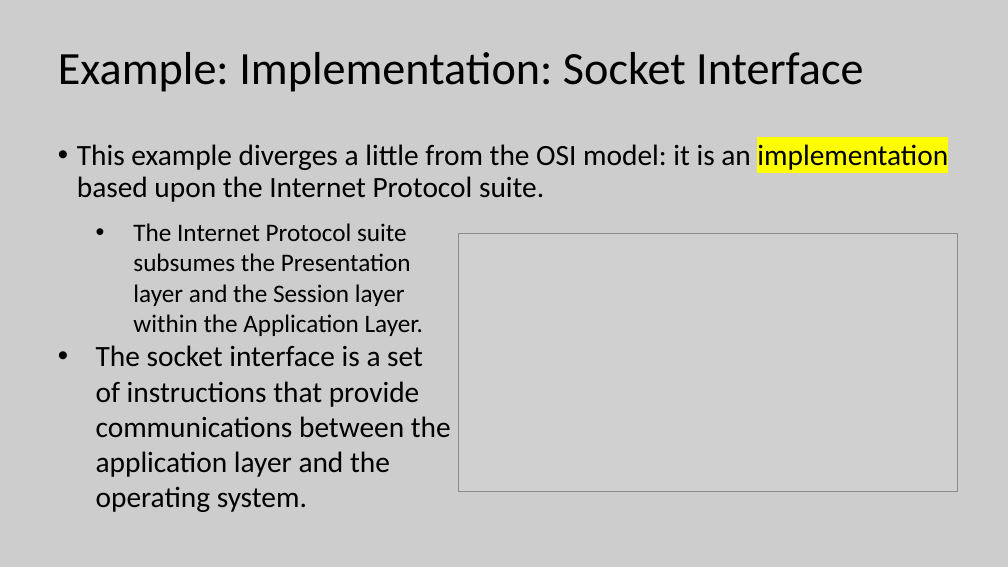
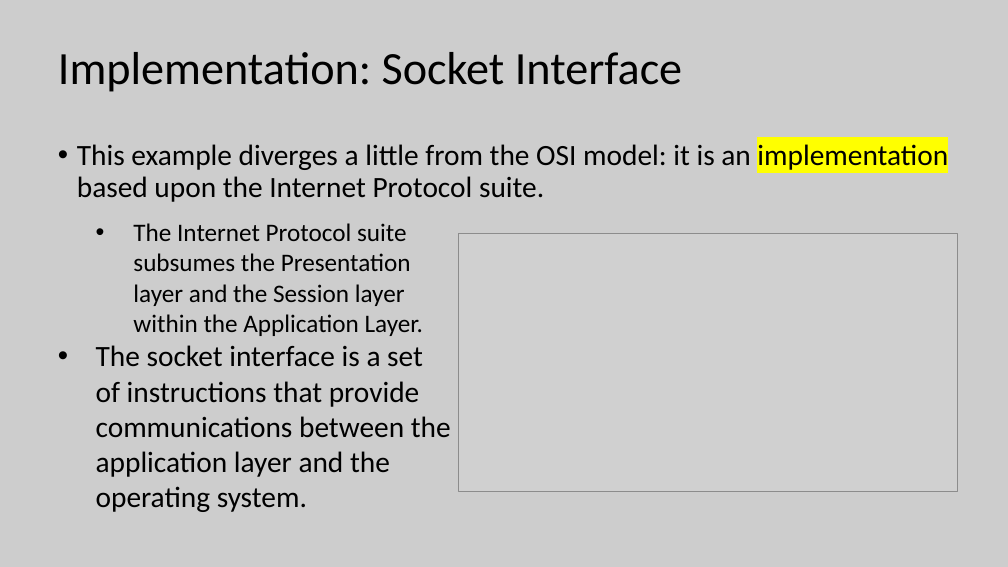
Before and after one commit to lukacassar/hw, a slide deck: slide 126 of CCE2414/1. Networking Foundations.pptx (slide 57 before the commit). Drawn at 1008x567 pixels with LibreOffice and Linux fonts; fonts in the diff are those of the drawing; grey boxes stand for pictures. Boxes give left, top, right and bottom in pixels: in the first picture for what was removed or moved away, otherwise in the second. Text is boxed around its words. In the diff, an @@ line names an element or a change of style, - is before the commit and + after.

```diff
--- a/CCE2414/1. Networking Foundations.pptx
+++ b/CCE2414/1. Networking Foundations.pptx
@@ title at <box>58,52,682,92</box>: text changed @@
-Example: Implementation: Socket Interface
+Implementation: Socket Interface
```
Also in this commit, not shown: 10 other slides changed, 5 slides added.
